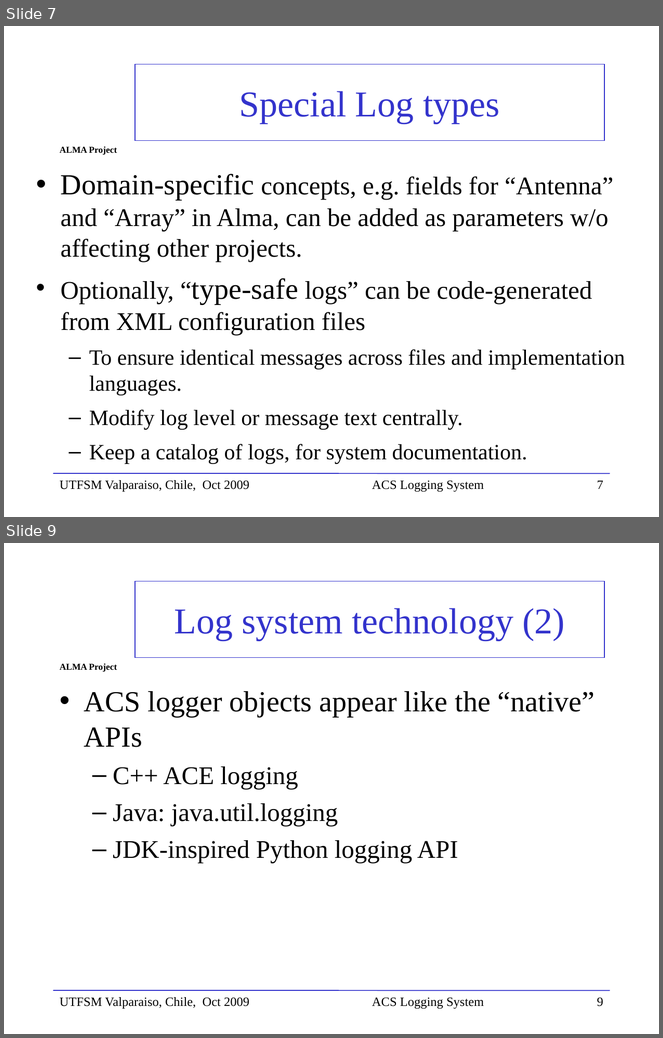
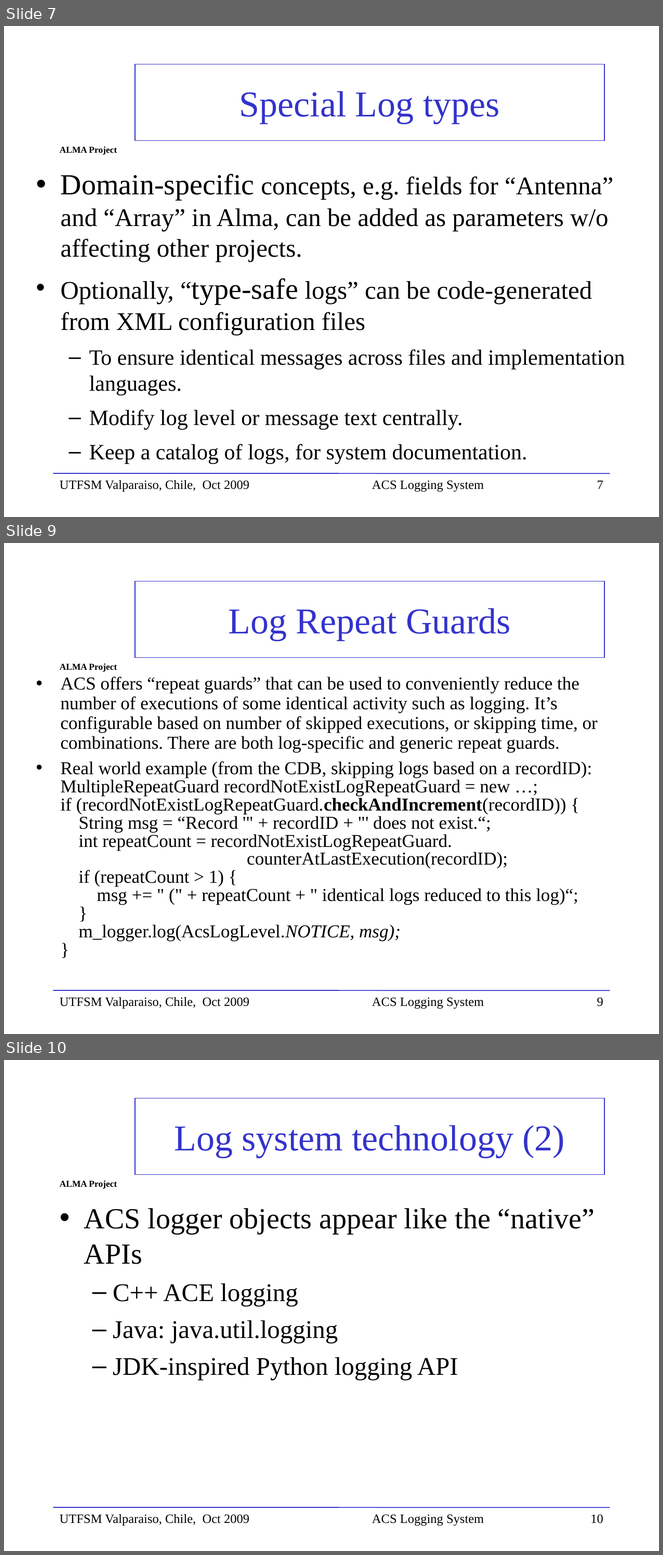
Before and after one commit to ACS-Community/ACS, a slide deck: Documents/ACS-Course/ACSCourse-ACSLoggingSystem.ppt. Shown one above the other, each under a label of ours: slides 7 and 9 before the commit, slides 7, 9 and 10 after it; the slides between them are not shown. The pictures are 663x1038 and 663x1555 pixels, drawn with LibreOffice and Linux fonts; fonts in the diff are those of the drawing; background and template pictures are left out. Boxes give left, top, right and bottom in pixels: in the first picture for what was removed or moved away, otherwise in the second. Text is boxed around its words. In the diff, an @@ line names an element or a change of style, - is before the commit and + after.

```diff
--- a/Documents/ACS-Course/ACSCourse-ACSLoggingSystem.ppt
+++ b/Documents/ACS-Course/ACSCourse-ACSLoggingSystem.ppt
@@ slide 9 added at [4, 543, 659, 1034], background picture (left out); not listed: 2 template elements that a slide beside it also shows @@
@@ title added at [135, 581, 605, 657], outline #3333CC 0.99 pt, 40 pt, text #3333CC @@
+Log Repeat Guards
@@ text added at [61, 677, 598, 941], 20 pt, text #000000 @@
+• ACS offers “repeat guards” that can be used to conveniently reduce the number of executions of some identical activity such as logging. It’s configurable based on number of skipped executions, or skipping time, or combinations. There are both log-specific and generic repeat guards.
+• Real world example (from the CDB, skipping logs based on a recordID):
+  MultipleRepeatGuard recordNotExistLogRepeatGuard = new …;
+  if (recordNotExistLogRepeatGuard.checkAndIncrement(recordID)) {
+  String msg = “Record '" + recordID + "' does not exist.“;
+  int repeatCount = recordNotExistLogRepeatGuard.
+  counterAtLastExecution(recordID);
+  if (repeatCount > 1) {
+  msg += " (" + repeatCount + " identical logs reduced to this log)“;
+  }
+  m_logger.log(AcsLogLevel.NOTICE, msg);
+  }
@@ text added at [60, 997, 249, 1009], 14 pt, text #000000 @@
+UTFSM Valparaiso, Chile, Oct 2009
@@ text added at [372, 997, 484, 1009], 14 pt, text #000000 @@
+ACS Logging System
@@ page number added at [597, 997, 604, 1007], 14 pt, text #000000 @@
+9
@@ what was slide 9 is now slide 10 @@
@@ page number at [591, 1514, 604, 1524]: text changed @@
-9
+10
```
Also in this commit, not shown: 5 slides changed.
